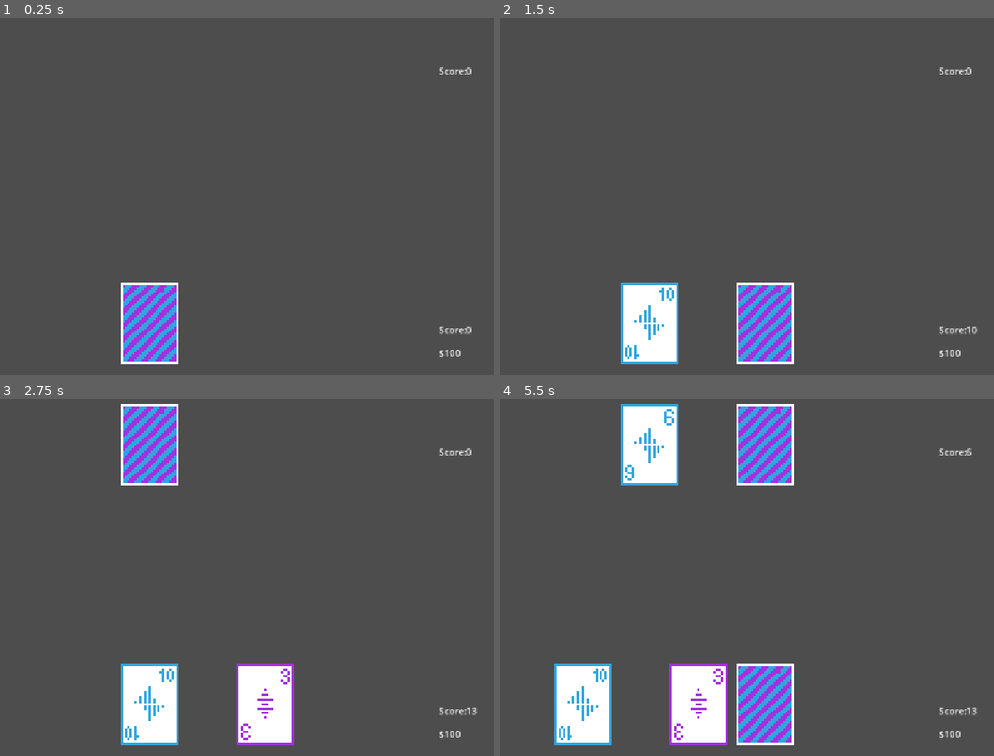
Above: before the commit, frames 1-4 (two rows, left to right).
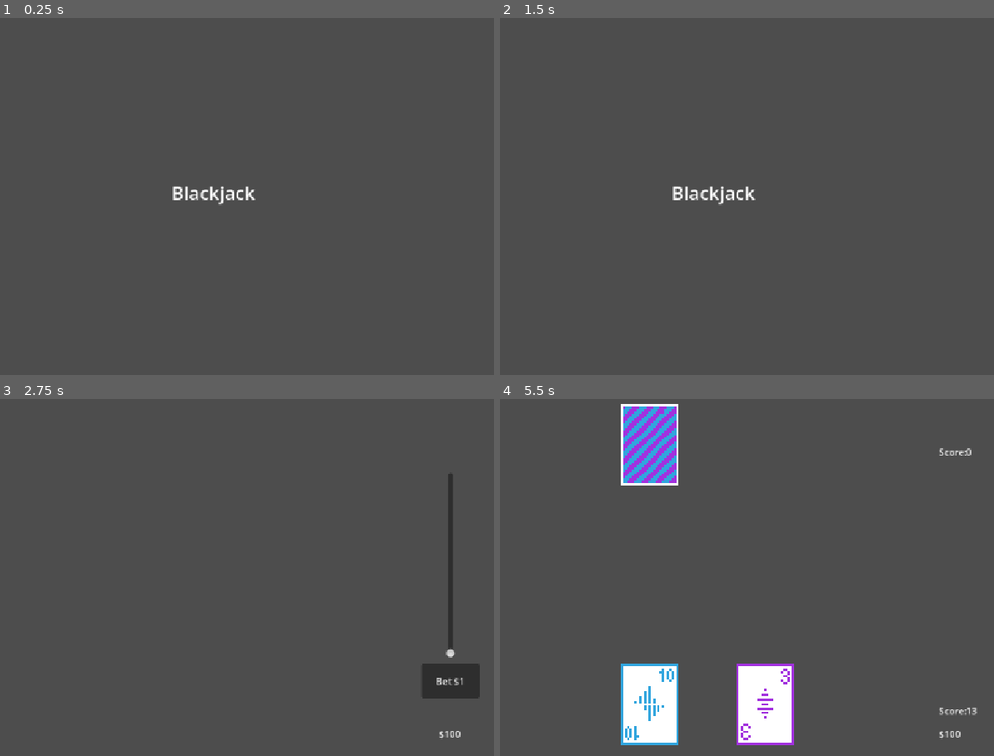
Above: after the commit, the same moments.

Repository: Nitro-87/blackjack
Game: Godot game, scene res://table.tscn
Same seed, same stepped clock (60 frames per second), same inputs: the game is played once before the commit and once after it.
Inputs (mouse positions are in pixels of both pictures, inside the frame that each line leads up to):
- Up to frame 1 (0.25 s): no input
- Up to frame 2 (1.5 s): tap Enter at 0.5 s; tap R (new_round) at 0.6 s; tap Space (hit) at 1.35 s
- Up to frame 3 (2.75 s): tap R (new_round) at 1.55, 2.1 s
- Up to frame 4 (5.5 s): click (949, 681) at 2.75 s, where only the run after the commit has a clickable "Bet $1"; tap Shift (stand) at 3.6 s; tap R (new_round) at 3.8, 4.35 s; click (880, 702) at 5 s, where only the run before the commit has a clickable "Hit"

The runs differ from the first frame. In frame 1, 3.2% of the frame differs, in the area x 24-96%, y 13-97%; in frame 2, 5.9%; in frame 3, 9.7%; in frame 4, 15%, in the area x 10-96%, y 1-97%.

Commit message:
added betting, losing and title screen

Diff:
--- a/table.gd
+++ b/table.gd
@@ -11,6 +11,7 @@
 var dealer_hidden = null
 var player_turn = false
 var money = 100
+var bet = 0
 
 func new_deck():
 	deck.clear()
@@ -94,18 +95,17 @@
 		round_over("t")
 
 func round_over(winner):
-	$playAgain.show()
+	if money > 0:
+		$playAgain.show()
 	if winner == "p":
-		money += 50
-	elif winner == "d":
-		money -= 50
-
-func new_round():
-	player_turn = false
-	$result.text = ""
-	$playAgain.hide()
-	new_deck()
-
+		money += 2*bet
+	elif winner == "t":
+		money += bet
+
+	if money <= 0:
+		you_lose()
+
+func clear_cards():
 	for card in player_hand:
 		card.queue_free()
 	for card in dealer_hand:
@@ -113,6 +113,10 @@
 	player_hand.clear()
 	dealer_hand.clear()
 
+func new_round():
+	$PlayerHand/betSlider.hide()
+	new_deck()
+
 	var new_card = deal_card()
 	player_hand.append(new_card)
 	new_card.position = $PlayerHand/Card1.global_position
@@ -134,9 +138,24 @@
 	await get_tree().create_timer(0.5).timeout
 	player_turn = true
 
+func make_bet():
+	$PlayerHand/betSlider.show()
+	$PlayerHand/betSlider.max_value = money
+
+func you_lose():
+	await get_tree().create_timer(2.5).timeout
+	for child in get_children():
+		child.hide()
+	$youLose.show()
+	await get_tree().create_timer(2.5).timeout
+	get_tree().quit()
+
 
 func _ready() -> void:
-	new_round()
+	await get_tree().create_timer(2.0).timeout
+	$title.hide()
+	$PlayerHand/money.show()
+	make_bet()
 
 
 func _input(event):
@@ -150,6 +169,11 @@
 
 func _process(delta: float) -> void:
 	$PlayerHand/money.text = "$" + str(money)
+	player_score = hand_value(player_hand)
+	dealer_score = hand_value(dealer_hand)
+	$PlayerHand/total.text = ("Score:" + str(player_score))
+	$DealerHand/dtotal.text = ("Score:" + str(dealer_score))
+
 	if player_turn:
 		$PlayerHand/hit.show()
 		$PlayerHand/stand.show()
@@ -157,24 +181,39 @@
 		$PlayerHand/hit.hide()
 		$PlayerHand/stand.hide()
 
-	if player_hand == null:
-		$PlayerHand/total.text = ("Score:" + str(0))
-	else:
-		player_score = hand_value(player_hand)
-		$PlayerHand/total.text = ("Score:" + str(player_score))
-
-	if dealer_hand == null:
-		$DealerHand/dtotal.text = ("Score:" + str(0))
-	else:
-		dealer_score = hand_value(dealer_hand)
-		$DealerHand/dtotal.text = ("Score:" + str(dealer_score))
+	if player_hand.is_empty():
+		$PlayerHand/total.hide()
+	else:
+		$PlayerHand/total.show()
+
+	if dealer_hand.is_empty():
+		$DealerHand/dtotal.hide()
+	else:
+
+		$DealerHand/dtotal.show()
 
 
 func _on_play_again_pressed() -> void:
-	new_round()
+	player_turn = false
+	clear_cards()
+	$result.text = ""
+	$playAgain.hide()
+	make_bet()
+
+
 
 func _on_hit_pressed() -> void:
 	hit()
 
 func _on_stand_pressed() -> void:
 	stand()
+
+
+func _on_bet_button_pressed() -> void:
+	money -= bet
+	new_round()
+
+
+func _on_bet_slider_value_changed(value: float) -> void:
+	bet = int(value)
+	$PlayerHand/betSlider/betButton.text = "Bet $" + str(bet)
--- a/table.tscn
+++ b/table.tscn
@@ -27,6 +27,7 @@
 script = SubResource("GDScript_v5i0k")
 
 [node name="money" type="Label" parent="PlayerHand" unique_id=1768704190]
+visible = false
 offset_left = 400.0
 offset_top = 40.0
 offset_right = 448.0
@@ -48,6 +49,24 @@
 offset_bottom = 80.0
 text = "Stand
 "
+
+[node name="betSlider" type="VSlider" parent="PlayerHand" unique_id=528831635]
+visible = false
+offset_left = 410.0
+offset_top = -400.0
+offset_right = 430.0
+offset_bottom = -80.0
+min_value = 1.0
+value = 1.0
+rounded = true
+
+[node name="betButton" type="Button" parent="PlayerHand/betSlider" unique_id=997717568]
+layout_mode = 0
+offset_left = -40.0
+offset_top = 330.0
+offset_right = 60.0
+offset_bottom = 390.0
+text = "Bet $1"
 
 [node name="DealerHand" type="Marker2D" parent="." unique_id=1042551664]
 position = Vector2(576, 100)
@@ -79,6 +98,26 @@
 offset_bottom = 362.0
 text = "New Deal"
 
+[node name="youLose" type="Label" parent="." unique_id=208650822]
+visible = false
+anchors_preset = -1
+offset_left = 487.0
+offset_top = 301.0
+offset_right = 662.0
+offset_bottom = 351.0
+theme_override_font_sizes/font_size = 32
+text = "You Lose :("
+
+[node name="title" type="Label" parent="." unique_id=880153592]
+offset_left = 514.0
+offset_top = 300.0
+offset_right = 659.0
+offset_bottom = 345.0
+theme_override_font_sizes/font_size = 32
+text = "Blackjack"
+
 [connection signal="pressed" from="PlayerHand/hit" to="." method="_on_hit_pressed"]
 [connection signal="pressed" from="PlayerHand/stand" to="." method="_on_stand_pressed"]
+[connection signal="value_changed" from="PlayerHand/betSlider" to="." method="_on_bet_slider_value_changed"]
+[connection signal="pressed" from="PlayerHand/betSlider/betButton" to="." method="_on_bet_button_pressed"]
 [connection signal="pressed" from="playAgain" to="." method="_on_play_again_pressed"]
